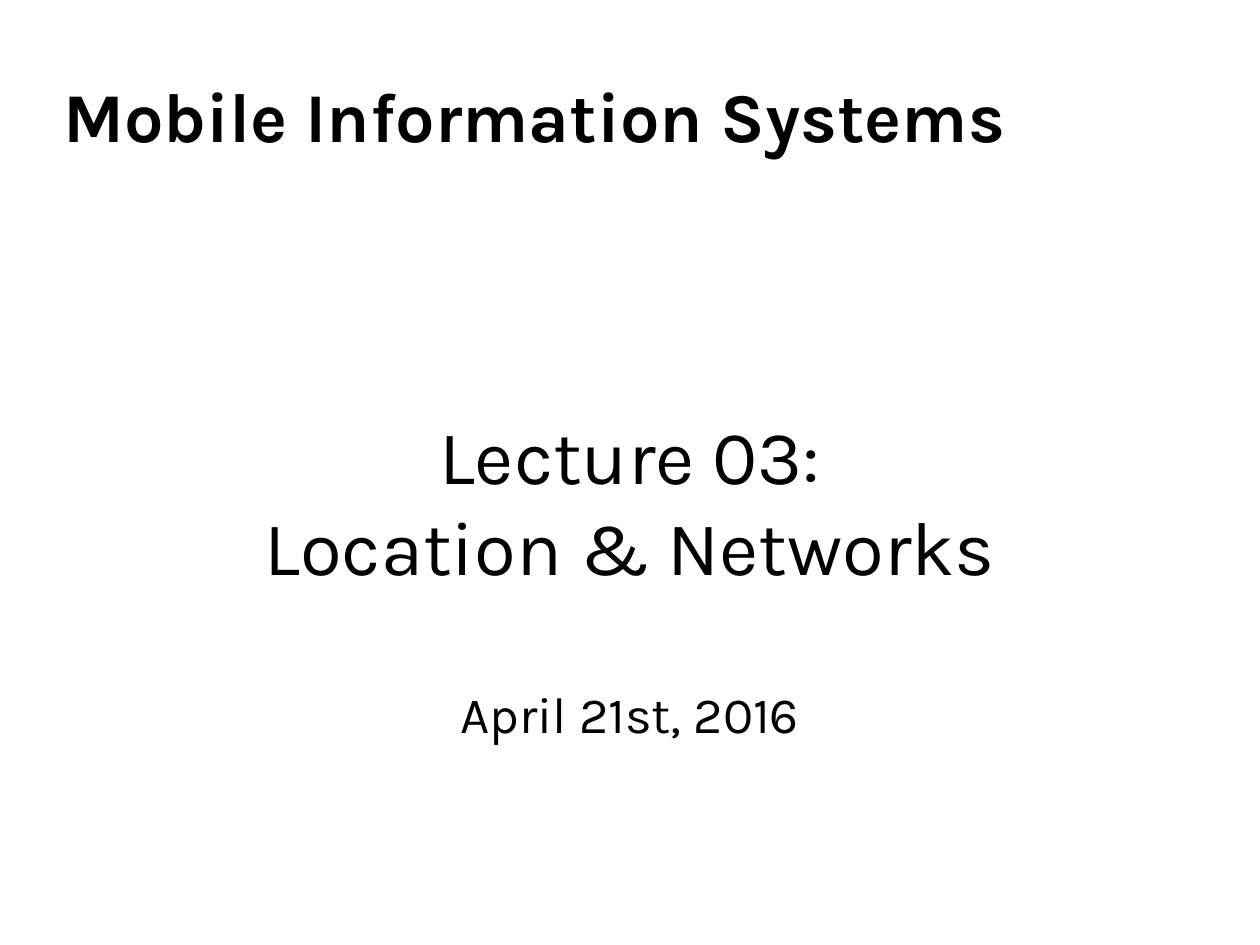
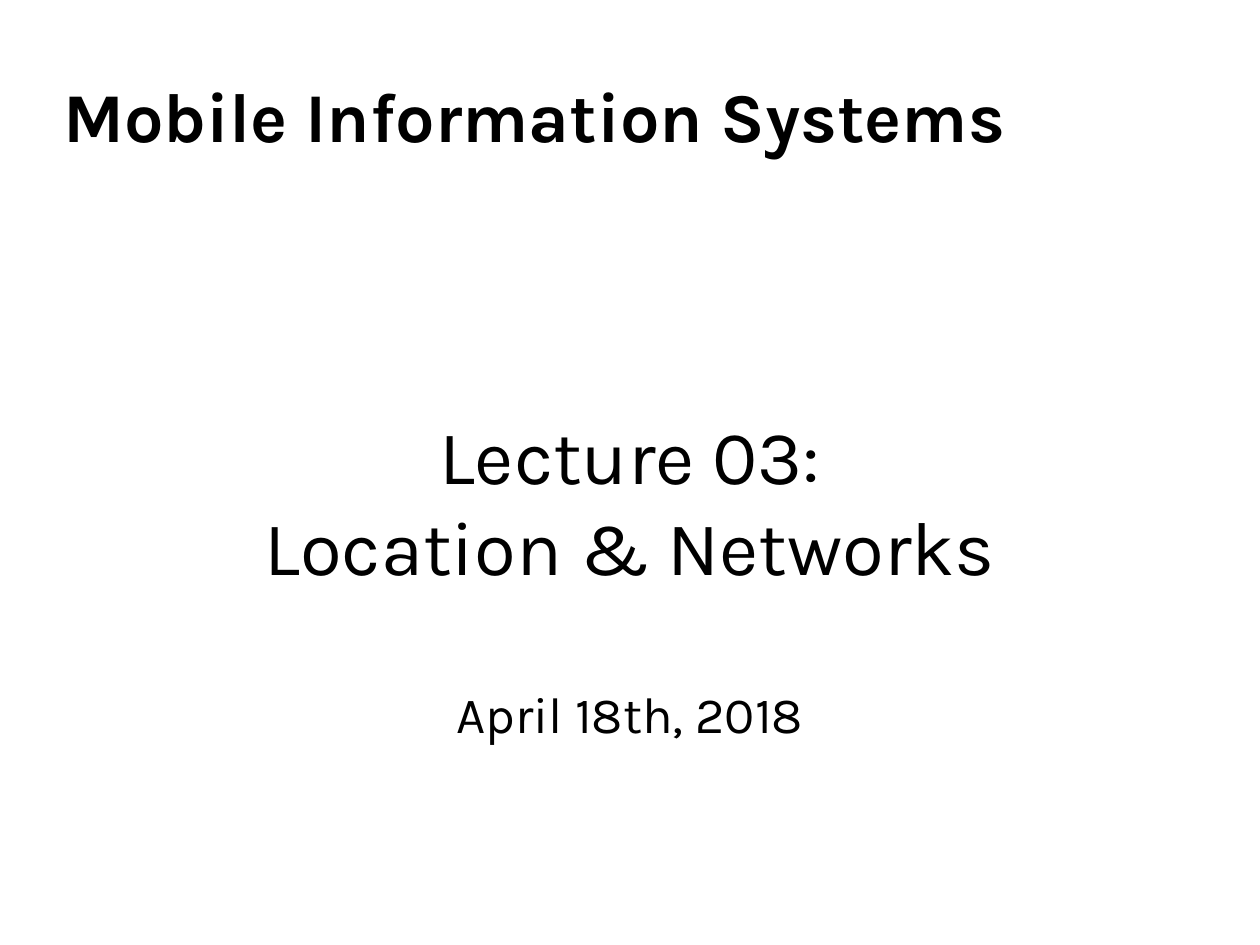
Before and after one commit to floe/mobile-information-systems, a slide deck: slide 1 of 03-networks-and-location.odp. Drawn at 1260x945 pixels with LibreOffice and Linux fonts; fonts in the diff are those of the drawing; background and template pictures are left out. Boxes give left, top, right and bottom in pixels: in the first picture for what was removed or moved away, otherwise in the second. Text is boxed around its words. In the diff, an @@ line names an element or a change of style, - is before the commit and + after.

```diff
--- a/03-networks-and-location.odp
+++ b/03-networks-and-location.odp
@@ text at (456, 698, 803, 745): text changed @@
-April 21st, 2016
+April 18th, 2018
```
Also in this commit, not shown: 68 other slides changed, 3 slides added, 2 other files.
